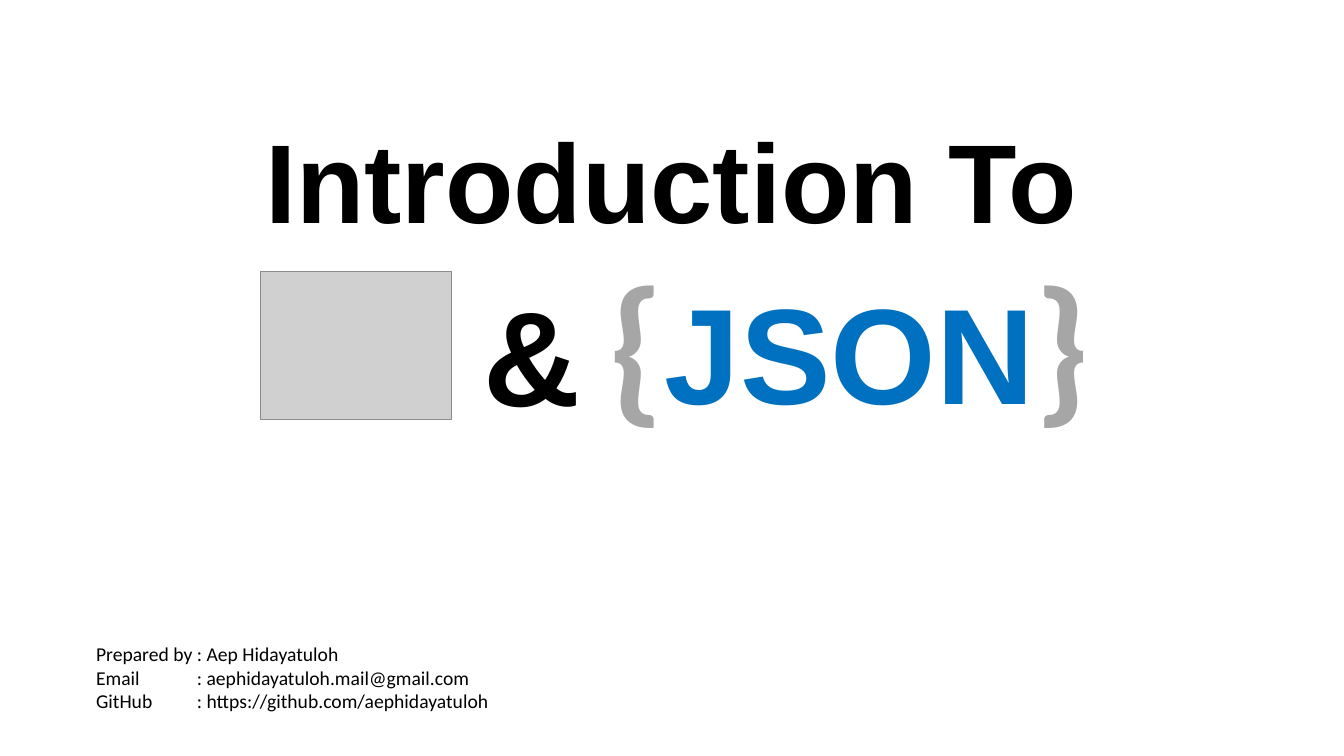
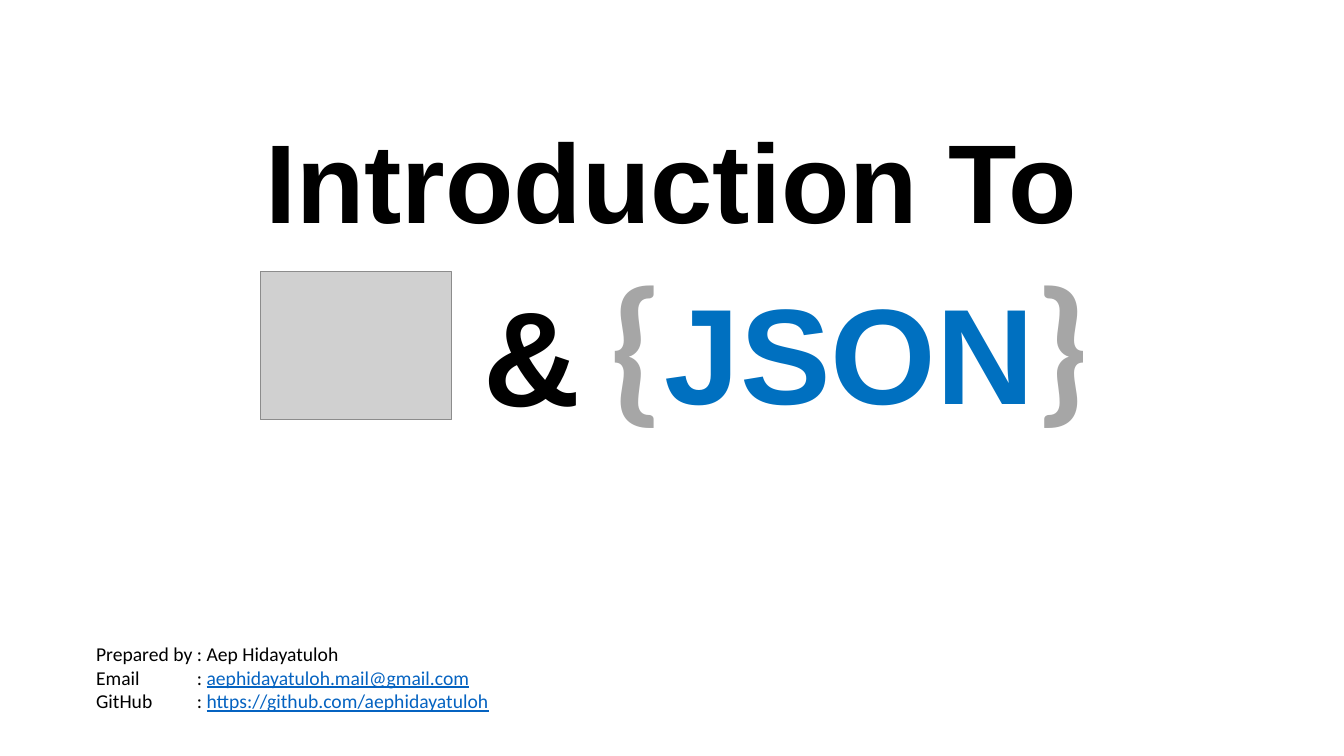
Before and after one commit to aephidayatuloh/basic_r_json, a slide deck: slide 1 of Introduction To R & JSON.pptx. Drawn at 1344x756 pixels with LibreOffice and Linux fonts; fonts in the diff are those of the drawing; grey boxes stand for pictures. Boxes give left, top, right and bottom in pixels: in the first picture for what was removed or moved away, otherwise in the second. Text is boxed around its words. In the diff, an @@ line names an element or a change of style, - is before the commit and + after.

```diff
--- a/Introduction To R & JSON.pptx
+++ b/Introduction To R & JSON.pptx
@@ text at box(96, 671, 489, 712): text colour #000000 to #0563C1, underline on in "aephidayatuloh.mail@gmail.com", "https://github.com/aephidayatuloh" @@
```
Also in this commit, not shown: 7 other slides changed, 6 slides added, 4 slides removed.
